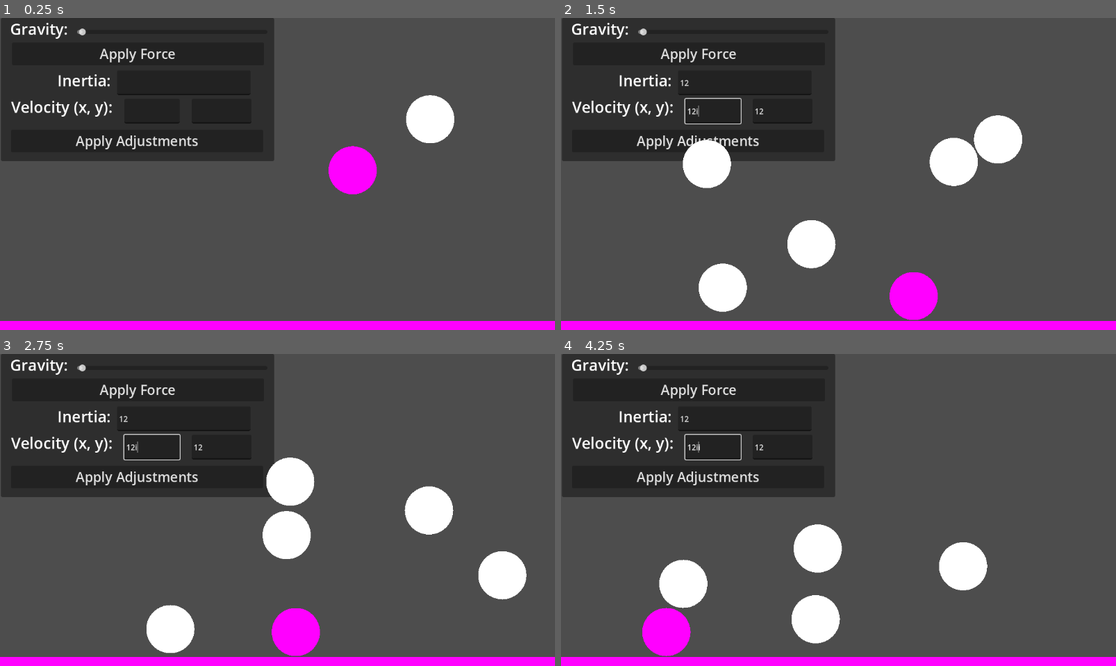
Above: before the commit, frames 1-4 (two rows, left to right).
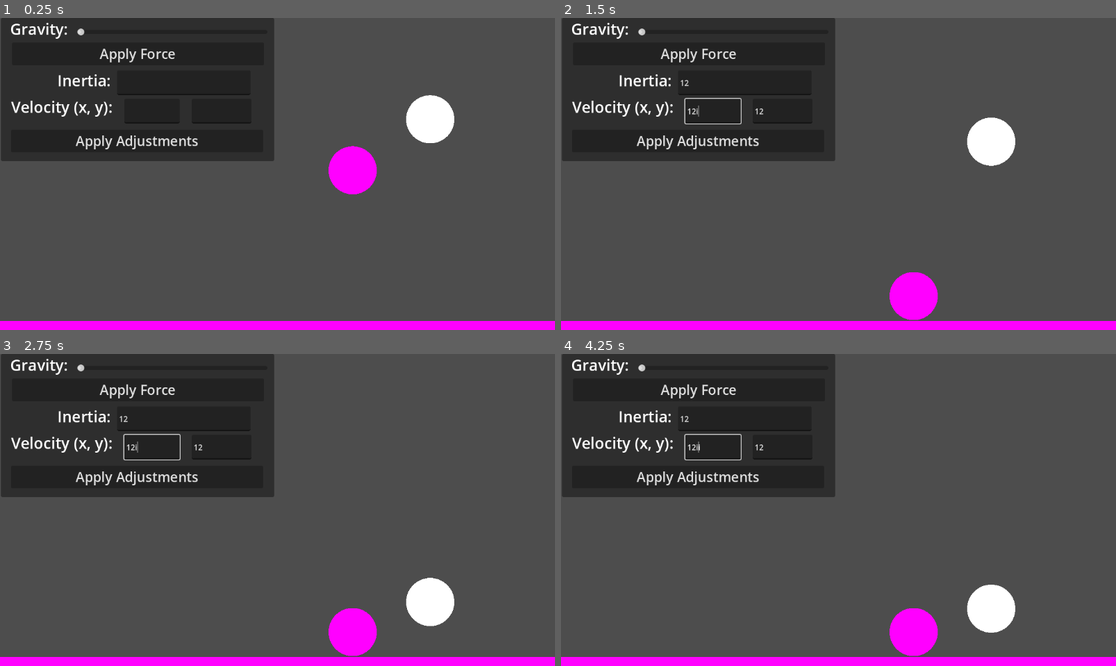
Above: after the commit, the same moments.

Repository: janssen-r/game-design-1
Game: Godot game, scene res://phys_demo.tscn
Two runs of this game, one before a commit and one after it. Both use one fixed random seed, a clock stepped at 60 frames per second and the inputs below. The project has no main scene, so this scene is started directly.
Inputs (mouse positions are in pixels of both pictures, inside the frame that each line leads up to):
- Up to frame 1 (0.25 s): no input
- Up to frame 2 (1.5 s): click (744, 83) at 0.52 s; type "12" at 0.6 s; click (783, 111) at 0.75 s; type "12" at 0.83 s; click (710, 111) at 0.98 s; type "12" at 1.07 s; tap Enter (ui_accept) at 1.25 s; move the mouse to (960, 158) at 1.27 s; hold Right (ui_right) from 1.28 s (still down); tap I (zoom_cam_in) at 1.35 s; click (960, 158) at 1.42 s
- Up to frame 3 (2.75 s): tap Enter (ui_accept) at 1.52 s; release Right (ui_right) at 2 s; drag from (166, 525) to (249, 572) at 2.02 s
- Up to frame 4 (4.25 s): move the mouse to (894, 441) at 2.77 s; hold Left (ui_left) 2.78-3.5 s; tap I (zoom_cam_in) at 2.85 s; drag from (810, 572) to (672, 463) at 3.52 s

The runs differ from the first frame. In frame 1, less than 0.1% of the frame differs, in the area x 13-16%, y 3-6%; in frame 2, 4.6%; in frame 3, 8.6%, in the area x 13-95%, y 3-97%; in frame 4, 7.5%.
Error after the commit: Parse Error: Expected an expression after "=". (res://phys_demo.gd:53)

Commit message:
Update 10/28

Diff:
--- a/phys_demo.gd
+++ b/phys_demo.gd
@@ -1,6 +1,7 @@
 extends Node2D
 
 var phys_ball = preload("res://phys_ball.tscn")
+var bomb = preload("res://phys_explosion.tscn")
 
 func _ready() -> void:
 	$Panel/GravSlider.value = $phys_ball.gravity_scale
@@ -16,7 +17,13 @@
 
 func _keyinput(event: InputEvent) -> void:
 	if event is InputEventKey and event.pressed:
-		var nball = phys_ball.instantiate()
+		var bomb = bomb.instantiate()
+		bomb.position = event.position
+		bomb.gravity_scale = $Panel/GravSlider.value
+		bomb.inertia = float($Panel/txtInertia.text)
+		bomb.linear_velocity = Vector2(float($Panel/txtVelX.text), float($Panel/txtVelY.text))
+		add_child(bomb)
+		$StaticBody2D/phys_explosion/Timer.timeout
 
 func _on_grav_slider_value_changed(value: float) -> void:
 		for child in get_children():
@@ -39,3 +46,11 @@
 		if child is RigidBody2D:
 			child.inertia = inertia
 			child.linear_velocity = velocity
+
+
+func _on_child_exiting_tree(node: Node) -> void:
+
+	Node.position =
+	for child in get_children():
+		if child is RigidBody2D:
+			pass
--- a/phys_demo.tscn
+++ b/phys_demo.tscn
@@ -109,6 +109,7 @@
 offset_right = 371.0
 offset_bottom = 219.0
 
+[connection signal="child_exiting_tree" from="." to="." method="_on_child_exiting_tree"]
 [connection signal="value_changed" from="Panel/GravSlider" to="." method="_on_grav_slider_value_changed"]
 [connection signal="pressed" from="Panel/Button" to="." method="_on_button_pressed"]
 [connection signal="pressed" from="Panel/Button2" to="." method="_on_button_2_pressed"]
--- a/phys_explosion.tscn
+++ b/phys_explosion.tscn
@@ -24,4 +24,5 @@
 [node name="Timer" type="Timer" parent="."]
 wait_time = 0.5
 
+[connection signal="tree_exited" from="." to="." method="_on_tree_exited"]
 [connection signal="timeout" from="Timer" to="." method="_on_timer_timeout"]
